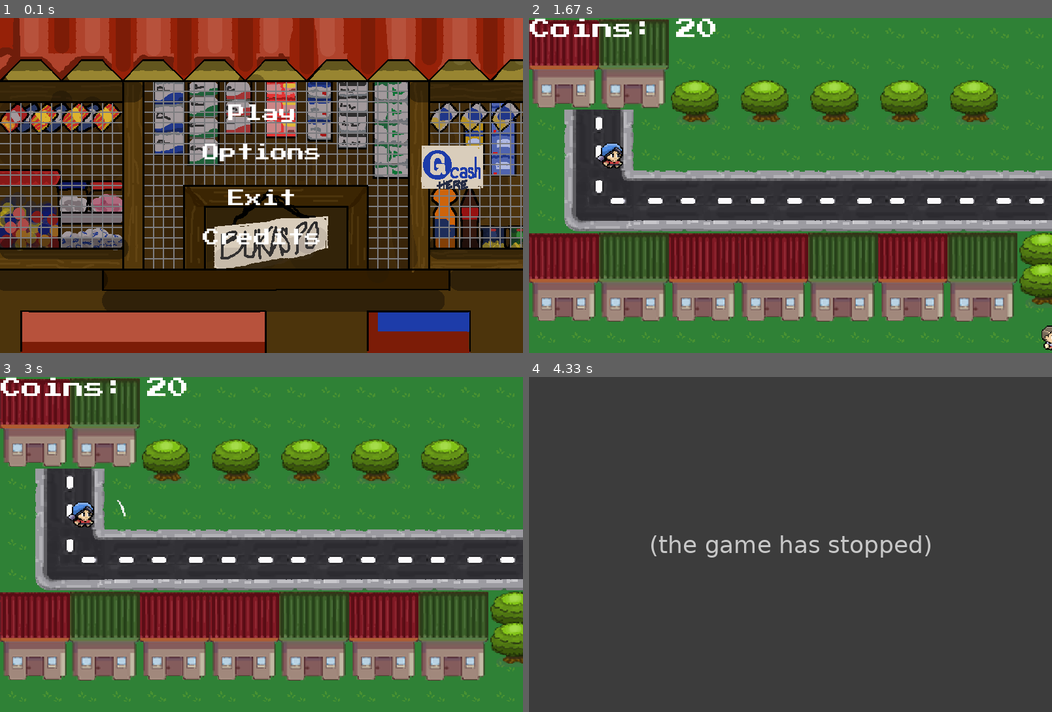
Above: before the commit, frames 1-4 (two rows, left to right).
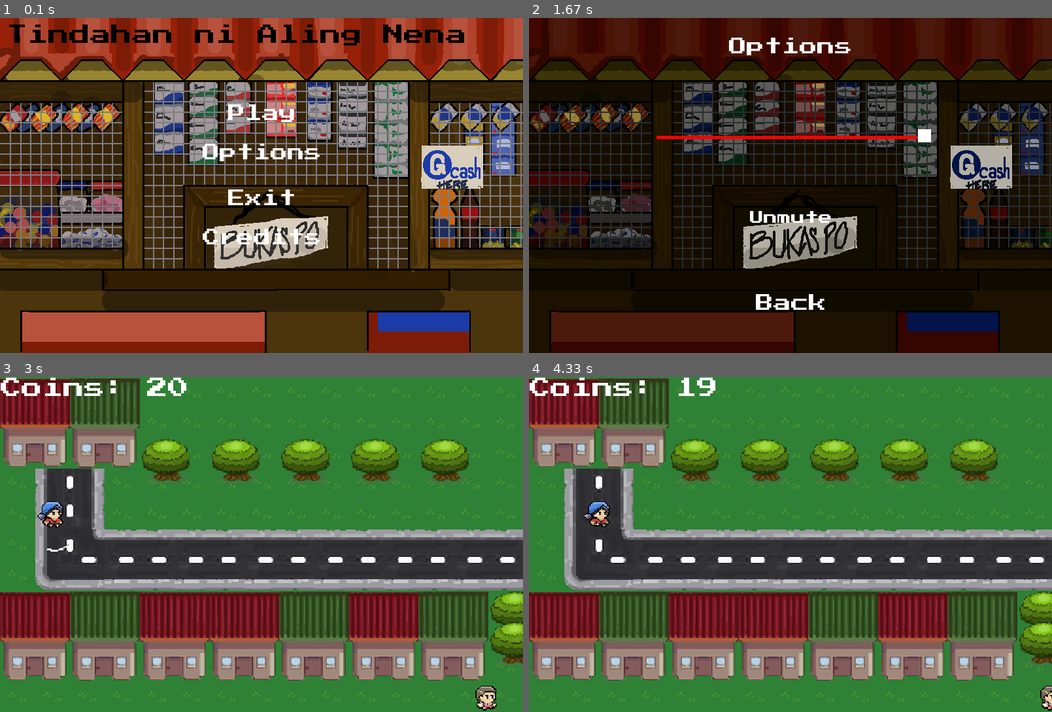
Above: after the commit, the same moments.

Repository: tylerglare/tindahan
Game: pygame game, started from pygame/main.py
The game is run twice, just before and just after one commit, with the same random seed, the same clock (stepped at 60 frames per second) and the same inputs.
Inputs (mouse positions are in pixels of both pictures, inside the frame that each line leads up to):
- Up to frame 1 (0.1 s): no input
- Up to frame 2 (1.67 s): press the mouse at (790, 111) at 0.37 s; move the mouse to (811, 108) at 0.47 s; release the mouse at (837, 105) at 0.6 s; hold Esc 0.67-1.13 s; hold Right 0.67-1.13 s; move the mouse to (769, 95) at 0.7 s; press the mouse at (790, 178) at 1.2 s; move the mouse to (795, 198) at 1.3 s; release the mouse at (795, 222) at 1.43 s; click (790, 225) at 1.55 s
- Up to frame 3 (3 s): press the mouse at (261, 578) at 1.87 s; move the mouse to (350, 604) at 1.97 s; release the mouse at (444, 631) at 2.1 s; press the mouse at (261, 661) at 2.2 s; move the mouse to (230, 661) at 2.3 s; release the mouse at (193, 661) at 2.43 s; hold Esc 2.5-2.97 s; tap Space at 2.57, 2.87 s
- Up to frame 4 (4.33 s): tap Q at 3 s; press the mouse at (769, 557) at 3.37 s; move the mouse to (722, 567) at 3.47 s; release the mouse at (675, 578) at 3.6 s; press the mouse at (769, 591) at 3.7 s; move the mouse to (727, 527) at 3.8 s; release the mouse at (691, 464) at 3.93 s; hold Right from 4.07 s (still down); tap Space at 4.13 s

The runs differ from the first frame. In frame 1, 1.7% of the frame differs, in the area x 1-89%, y 1-9%; in frame 2, 97%, in the area x 0-100%, y 0-100%; in frame 3, 0.8%; in frame 4, 89%.
Error before the commit: KeyError: 0 (main.py line 197); the game stopped at 3 s (later frames are placeholders)

Commit message:
Update main.py

Diff:
--- a/pygame/main.py
+++ b/pygame/main.py
@@ -1,9 +1,10 @@
 import pygame
 from sprites import *
 from config import *
-from pygame import mixer #from pygame library
+from pygame import mixer  # Added mixer import
 import sys
 import json
+import random  # Added missing import
 
 class Game:
     def __init__(self):
@@ -16,6 +17,7 @@
         self.font = pygame.font.Font('PressStart2P-Regular.ttf', 32)
         self.camera_surface = pygame.Surface((CAM_WIDTH, CAM_HEIGHT))
         self.running = True
+        self.fullscreen = False  # Initialize fullscreen flag
 
         self.character_spritesheet = Spritesheet('img/TINDAHAN CHARACTERS/JUNJUN IDLE RIGHT.png')
         self.mainwalkright_spritesheet = Spritesheet('img/TINDAHAN CHARACTERS/JUNJUN WALK RIGHT.png')
@@ -34,21 +36,23 @@
         self.npcwalkleft_spritesheet = Spritesheet('img/TINDAHAN CHARACTERS/TAMBAY1 WALK LEFT.png')
         self.npcidle_spritesheet = Spritesheet('img/TINDAHAN CHARACTERS/TAMBAY1 IDLE RIGHT.png')
         self.npc1walkright_spritesheet = Spritesheet('img/TINDAHAN CHARACTERS/BATA1 WALK RIGHT.png')
-        self.npc1walkleft_spritesheet = Spritesheet('img/TINDAHAN CHARACTERS/BATA1 WALK LEFT.png') #corrected a typo
+        self.npc1walkleft_spritesheet = Spritesheet('img/TINDAHAN CHARACTERS/BATA1 WALK LEFT.png')
         self.npc1idle_spritesheet = Spritesheet('img/TINDAHAN CHARACTERS/BATA1 IDLE RIGHT.png')
         self.attack_spritesheet = Spritesheet('img/attack.png')
         self.intro_background = pygame.image.load('img/MENUSTORE.png')
         self.intro_background = pygame.transform.scale(self.intro_background, (800, 512))
         self.go_background = pygame.image.load('img/gameover.png')
         self.questions = self.load_questions()
-
-        mixer.music.load('Audio.mp3')
-        mixer.music.play(-1)#0 if one time play, -1 for loop
+        self.alingnenaleft_spritesheet = Spritesheet('img/TINDAHAN CHARACTERS/ALING NENA IDLE LEFT.png')
+        self.alingnenaright_spritesheet = Spritesheet('img/TINDAHAN CHARACTERS/ALING NENA IDLE RIGHT.png')
+        self.nanayleft_spritesheet = Spritesheet('img/TINDAHAN CHARACTERS/NANAY IDLE LEFT.png')
+        self.nanayright_spritesheet = Spritesheet('img/TINDAHAN CHARACTERS/NANAY IDLE RIGHT.png')
+
+        mixer.music.load('Audio.mp3')  # Initialize background music
+        mixer.music.play(-1)  # Loop music
         mixer.music.set_volume(1.0)
         self.is_muted = False
         self.previous_volume = 1.0
-        self.target_volume = 1.0
-
 
     def load_questions(self):
         with open('questions.json', 'r') as file:
@@ -59,28 +63,30 @@
         for i, row in enumerate(tilemap):
             for j, column in enumerate(row):
                 Ground(self, j, i)
-                #if column == "H":
-                 #   Block(self, j, i)
+                if column in ["H", "G"]:
+                    Block(self, j, i, column)
                 if column == "T":
                     Block2(self, j, i)
-                if column in ["H" , "G"]:
-                    Block(self, j, i, column)
                 if column in ['1', '2', '3', '4', '5', '6']:
                     Road(self, j, i, int(column))
                 if column == "N":
                     NPC(self, j, i, name="Tambay", difficulty="easy")
                 if column == "A":
-                    NPC(self, j, i, name="Tambay", difficulty="average")  # Average NPC
+                    NPC(self, j, i, name="Tambay", difficulty="average")
                 if column == "K":
-                    NPC(self, j, i, name="Tambay", difficulty="hard")  # Hard NPC
+                    NPC(self, j, i, name="Tambay", difficulty="hard")
                 if column == "B":
-                    NPC(self, j, i, name="Bata", difficulty="easy")  # Bata NPC
+                    NPC(self, j, i, name="Bata", difficulty="easy")
+                if column == "L":  # Aling Nena
+                    AlingNena(self, j, i)
+                if column == "M":  # Nanay
+                    Nanay(self, j, i)
                 if column == 'P':
                     self.player = Player(self, j, i)
 
 
     def new(self):
-        #a new game starts
+        # a new game starts
         self.playing = True
 
         self.all_sprites = pygame.sprite.LayeredUpdates()
@@ -93,8 +99,49 @@
         map_width = len(tilemap[0]) * TILESIZE
         map_height = len(tilemap) * TILESIZE
 
-    # Initialize the camera with the full map size
+        # Initialize the camera with the full map size
         self.camera = Camera(map_width, map_height)
+
+    def pause_menu(self):
+        paused = True
+        font = pygame.font.Font('PressStart2P-Regular.ttf', 27)
+        title_text = font.render('Paused', True, WHITE)
+        title_rect = title_text.get_rect(centerx=self.screen.get_width() // 2, top=50)
+
+        resume_button = Button(281, 150, 240, 50, WHITE, BLACK, 'Resume', 26, 0)
+        options_button = Button(281, 220, 240, 50, WHITE, BLACK, 'Options', 26, 0)
+        exit_button = Button(281, 290, 240, 50, WHITE, BLACK, 'Exit', 26, 0)
+
+        while paused:
+            for event in pygame.event.get():
+                if event.type == pygame.QUIT:
+                    paused = False
+                    self.running = False
+                elif event.type == pygame.KEYDOWN:
+                    if event.key == pygame.K_ESCAPE:  # Resume game if ESC is pressed again
+                        paused = False
+
+            mouse_pos = pygame.mouse.get_pos()
+            mouse_pressed = pygame.mouse.get_pressed()
+
+            if resume_button.is_pressed(mouse_pos, mouse_pressed):
+                paused = False
+            elif options_button.is_pressed(mouse_pos, mouse_pressed):
+                self.options_screen()
+            elif exit_button.is_pressed(mouse_pos, mouse_pressed):
+                paused = False
+                self.running = False
+                pygame.quit()
+                sys.exit()
+
+            self.screen.fill(BLACK)
+            self.screen.blit(title_text, title_rect)
+            resume_button.draw(self.screen)
+            options_button.draw(self.screen)
+            exit_button.draw(self.screen)
+
+            self.clock.tick(FPS)
+            pygame.display.update()
 
     def events(self):
         for event in pygame.event.get():
@@ -102,7 +149,7 @@
                 self.playing = False
                 self.running = False
             if event.type == pygame.VIDEORESIZE:
-            # Update window size and scale graphics
+                # Update window size and scale graphics
                 self.screen = pygame.display.set_mode((event.w, event.h), pygame.RESIZABLE)
                 self.scaled_width = event.w
                 self.scaled_height = event.h
@@ -122,6 +169,8 @@
                 if event.key == pygame.K_q:  # Show random question
                     question_data = self.get_random_question()
                     self.show_question(question_data['conversation'], question_data['question'], None, question_data['choices'], question_data['correct_answer'])
+                if event.key == pygame.K_ESCAPE:  # Pause the game
+                    self.pause_menu()
 
     def toggle_fullscreen(self):
         self.fullscreen = not self.fullscreen
@@ -132,7 +181,7 @@
 
     def show_question(self, conversation, question, npc, choices, correct_answer):
         question_box = pygame.Rect(WIN_WIDTH // 4, WIN_HEIGHT // 4, WIN_WIDTH // 2, 100)
-        font = pygame.font.Font(Font, 15)
+        font = pygame.font.Font('PressStart2P-Regular.ttf', 15)  # Use the correct font file
         text = font.render(conversation, True, WHITE)
         text_rect = text.get_rect(center=question_box.center)
 
@@ -182,25 +231,62 @@
                         for button, choice in buttons:
                             if button.collidepoint(event.pos):
                                 print(f"Player chose: {choice}")
-                                if choice == correct_answer:
-                                    self.player.coins += 1  # Add coin for correct answer
+
+                                # Check if the NPC is Aling Nena or Nanay
+                                if npc and hasattr(npc, 'name') and npc.name in ["Aling Nena", "Nanay"]:
+                                    # No coins for talking with Aling Nena or Nanay
+                                    print(f"Talking with {npc.name} - no coins earned")
                                 else:
-                                    self.player.coins -= 1  # Subtract coin for incorrect answer
-                                print(f"Coins: {self.player.coins}")  # Debug print
+                                    # For other NPCs, award or deduct coins based on answer
+                                    if choice == correct_answer:
+                                        self.player.coins += 1  # Add coin for correct answer
+                                    else:
+                                        self.player.coins -= 1  # Subtract coin for incorrect answer
+                                    print(f"Coins: {self.player.coins}")  # Debug print
+
                                 if npc:
-                                    npc.return_to_spawn()  # Call the return_to_spawn method on the NPC
+                                    # Check if the NPC has the return_to_spawn method before calling it
+                                    if hasattr(npc, 'return_to_spawn'):
+                                        npc.return_to_spawn()
+                                    else:
+                                        # Mark the NPC as having asked a question
+                                        npc.asked_question = True
                                 running = False
 
             pygame.time.delay(100)
 
+
     def get_random_question(self):
-        return random.choice(self.questions)
+        # Fixed to properly select a random question from any difficulty level
+        all_questions = []
+        try:
+            for difficulty in ["easy", "average", "hard"]:
+                if difficulty in self.questions:
+                    all_questions.extend(self.questions[difficulty])
+        except (KeyError, TypeError):
+            # Fallback if questions.json structure is different
+            return {
+                "conversation": "Hello there!",
+                "question": "Are you enjoying the game?",
+                "choices": ["Yes", "No", "Maybe"],
+                "correct_answer": "Yes"
+            }
+
+        if all_questions:
+            return random.choice(all_questions)
+        else:
+            # Fallback if no questions found
+            return {
+                "conversation": "Hello there!",
+                "question": "Are you enjoying the game?",
+                "choices": ["Yes", "No", "Maybe"],
+                "correct_answer": "Yes"
+            }
 
     def update(self):
-        #game loop updates
+        # game loop updates
         self.all_sprites.update()
         self.camera.update(self.player)
-
 
     def draw(self):
         # Clear camera surface
@@ -226,11 +312,12 @@
         self.screen.blit(coin_text, (1, 1))
 
     def main(self):
-        #game loop
+        # game loop
         while self.playing:
             self.events()
             self.update()
             self.draw()
+            self.clock.tick(FPS)  # Added clock tick to control frame rate
 
     def game_over(self):
         text = self.font.render('Game Over', True, WHITE)
@@ -259,155 +346,72 @@
             self.clock.tick(FPS)
             pygame.display.update()
 
-    def intro_screen(self):
-        intro = True
-
-        title = self.font.render('Tindahan ni Aling Nena', True, BLACK)
-        self.title_rect = title.get_rect(x=10, y=10)
-
-        play_button = Button(281, 120, 240, 50,  WHITE, BLACK, 'Play', 26, 0)
-        options_button = Button(281, 180, 240, 50, WHITE, BLACK, 'Options', 26, 0)
-        exit_button = Button(281, 250, 240, 50, WHITE, BLACK, 'Exit', 26, 0)
-        credits_button = Button(281, 310, 240, 50, WHITE, BLACK, 'Credits', 26, 0)
-
-        while intro:
-            for event in pygame.event.get():
-                if event.type == pygame.QUIT:
-                    intro = False
-                    self.running = False
-
-            mouse_pos = pygame.mouse.get_pos()
-            mouse_pressed = pygame.mouse.get_pressed()
-
-            if play_button.is_pressed(mouse_pos, mouse_pressed):
-                intro = False
-            #self.screen.blit(title, title_rect)
-
-            if options_button.is_pressed(mouse_pos, mouse_pressed):
-                intro = False
-
-            if exit_button.is_pressed(mouse_pos, mouse_pressed):
-                intro = False
-                self.running = False
-                pygame.quit()
-                sys.exit()
-
-            if credits_button.is_pressed(mouse_pos, mouse_pressed):
-                intro = False
-
-            self.screen.blit(self.intro_background, (0, 0))
-            self.screen.blit(play_button.image, play_button.rect)
-            self.screen.blit(options_button.image, options_button.rect)
-            self.screen.blit(exit_button.image, exit_button.rect)  # Fixed typo here
-            self.screen.blit(credits_button.image, credits_button.rect)
-
-            self.clock.tick(FPS)
-            pygame.display.update()
-
     def options_screen(self):
         options = True
-        font = pygame.font.Font('PressStart2P-Regular.ttf',27)
-        title_text = font.render('Options',True,WHITE)
-
-        title_rect = title_text.get_rect()
-        title_rect.centerx = self.screen.get_width()//2
-        title_rect.top = 30
+        font = pygame.font.Font('PressStart2P-Regular.ttf', 27)
+        title_text = font.render('Options', True, WHITE)
+        title_rect = title_text.get_rect(centerx=self.screen.get_width() // 2, top=30)
 
         self.OCbackground = pygame.image.load('img/Sari.png')
         self.OCbackground = pygame.transform.scale(self.OCbackground, (800, 512))
 
-        mute_button = Button(281,280,240, 50, WHITE, BLACK,'Mute',21, 0 )
-        back_button = Button(281, 410, 240, 50 , WHITE, BLACK, 'Back', 27, 0)
-
-        muted = False
-        previous_volume = mixer.music.get_volume()
-
-        slider_x = 195 #decrease to move left, increase to move right
-        slider_y = 180 #decrease to move up, increase to move down
-        slider_width = 400 #decrease horizontal line,  increase horizontal line
-        slider_height = 5  #decrease to shorten size
-        handle_width = 20
-        handle_height = 20
-
-        current_volume = previous_volume
+        mute_button = Button(281, 280, 240, 50, WHITE, BLACK, 'Mute', 21, 0)
+        back_button = Button(281, 410, 240, 50, WHITE, BLACK, 'Back', 27, 0)
+
+        slider_x, slider_y, slider_width, slider_height = 195, 180, 400, 5
+        handle_width, handle_height = 20, 20
+        current_volume = mixer.music.get_volume()
         slider_handle_x = slider_x + current_volume * slider_width
-
         dragging_slider = False
-        hitbox_padding = 40 #increase hitbox size
 
         while options:
             for event in pygame.event.get():
                 if event.type == pygame.QUIT:
                     options = False
                     self.running = False
-
-                if event.type == pygame.MOUSEBUTTONDOWN:
-                  if(slider_handle_x-hitbox_padding <= event.pos[0]<= slider_handle_x + handle_width + handle_height and
-                       slider_y - hitbox_padding <= event.pos[1] <= slider_y + slider_height + hitbox_padding):
-                       dragging_slider = True
-                  elif mute_button.rect.collidepoint(event.pos):
-                     if not muted:
-                            previous_volume = current_volume
-                            previous_slider_handle_x = slider_handle_x
+                elif event.type == pygame.MOUSEBUTTONDOWN:
+                    if slider_handle_x - 40 <= event.pos[0] <= slider_handle_x + handle_width + 40 and \
+                       slider_y - 40 <= event.pos[1] <= slider_y + slider_height + 40:
+                        dragging_slider = True
+                    elif mute_button.rect.collidepoint(event.pos):
+                        if not self.is_muted:
+                            self.previous_volume = current_volume
                             mixer.music.set_volume(0.0)
-                            current_volume = 0.0
-                            slider_handle_x = slider_x
                             mute_button.update_text('Unmute')
-                            muted = True
-                     else:
-                            mixer.music.set_volume(previous_volume)
-                            current_volume = previous_volume
-                            slider_handle_x = previous_slider_handle_x
+                            self.is_muted = True
+                        else:
+                            mixer.music.set_volume(self.previous_volume)
                             mute_button.update_text('Mute')
-                            muted = False
-
+                            self.is_muted = False
                 elif event.type == pygame.MOUSEBUTTONUP:
                     dragging_slider = False
-                elif event.type == pygame.MOUSEMOTION and dragging_slider and not muted:
-                    new_x = max(slider_x,min(slider_x + slider_width - handle_width,event.pos[0] - handle_width//2))
-                    slider_handle_x = new_x
-                    current_volume = (slider_handle_x -slider_x)/(slider_width - handle_height )
+                elif event.type == pygame.MOUSEMOTION and dragging_slider and not self.is_muted:
+                    slider_handle_x = max(slider_x, min(slider_x + slider_width - handle_width, event.pos[0]))
+                    current_volume = (slider_handle_x - slider_x) / slider_width
                     mixer.music.set_volume(current_volume)
 
-            mouse_pos = pygame.mouse.get_pos()
-            mouse_pressed = pygame.mouse.get_pressed()
-
-
-            volume_font = pygame.font.Font('PressStart2P-Regular.ttf',20)
-            self.screen.blit(self.OCbackground, (0,0))
-            volume_text = volume_font.render(f'Volume: {int(current_volume*100)*(not muted)}%',True,WHITE)
-            volume_text_rect = volume_text.get_rect()
-            volume_text_rect.centerx = self.screen.get_width()//2
-            volume_text_rect.top = 210
-
+            self.screen.blit(self.OCbackground, (0, 0))
             self.screen.blit(title_text, title_rect)
             mute_button.draw(self.screen)
-            self.screen.blit(back_button.image, back_button.rect)
-
-            pygame.draw.rect(self.screen,RED,(slider_x,slider_y,slider_width,slider_height))
-
-            pygame.draw.rect(self.screen,WHITE,(slider_handle_x, slider_y - handle_height//2, handle_width, handle_height))
-
-            self.screen.blit(volume_text, volume_text_rect)
-
-            if back_button.is_pressed(mouse_pos, mouse_pressed):
-                options =False
+            back_button.draw(self.screen)
+
+            pygame.draw.rect(self.screen, RED, (slider_x, slider_y, slider_width, slider_height))
+            pygame.draw.rect(self.screen, WHITE, (slider_handle_x, slider_y - handle_height // 2, handle_width, handle_height))
+
+            if back_button.is_pressed(pygame.mouse.get_pos(), pygame.mouse.get_pressed()):
+                options = False
 
             self.clock.tick(FPS)
             pygame.display.update()
 
     def credits_screen(self):
         credits = True
-        title_font = pygame.font.Font('PressStart2P-Regular.ttf',27)
+        title_font = pygame.font.Font('PressStart2P-Regular.ttf', 27)
         credits_font = pygame.font.Font('PressStart2P-Regular.ttf', 20)
         title_text = title_font.render('Credits', True, WHITE)
-
-        title_rect = title_text.get_rect()
-        title_rect.centerx = self.screen.get_width()//2
-        title_rect.top = 13
-
-        back_button = Button(281,450,240,50, WHITE, BLACK,'Back', 27, 0)
-
+        title_rect = title_text.get_rect(centerx=self.screen.get_width() // 2, top=13)
+
+        back_button = Button(281, 450, 240, 50, WHITE, BLACK, 'Back', 27, 0)
         credits_text = [
             'Game by Team Tindahan',
             'Team Tindahan:',
@@ -426,27 +430,62 @@
                     credits = False
                     self.running = False
 
-            mouse_pos = pygame.mouse.get_pos()
-            mouse_pressed = pygame.mouse.get_pressed()
-
-            if back_button.is_pressed(mouse_pos, mouse_pressed):
-                credits = False
-
             self.screen.fill(BLACK)
             self.screen.blit(title_text, title_rect)
 
             y_offset = 60
-
             for line in credits_text:
                 credits_line = credits_font.render(line, True, WHITE)
                 self.screen.blit(credits_line, (12, y_offset))
                 y_offset += 45
 
-            self.screen.blit(back_button.image, back_button.rect)
+            back_button.draw(self.screen)
+            if back_button.is_pressed(pygame.mouse.get_pos(), pygame.mouse.get_pressed()):
+                credits = False
 
             self.clock.tick(FPS)
             pygame.display.update()
 
+    def intro_screen(self):
+        intro = True
+        title = self.font.render('Tindahan ni Aling Nena', True, BLACK)
+        title_rect = title.get_rect(x=10, y=10)
+
+        play_button = Button(281, 120, 240, 50, WHITE, BLACK, 'Play', 26, 0)
+        options_button = Button(281, 180, 240, 50, WHITE, BLACK, 'Options', 26, 0)
+        exit_button = Button(281, 250, 240, 50, WHITE, BLACK, 'Exit', 26, 0)
+        credits_button = Button(281, 310, 240, 50, WHITE, BLACK, 'Credits', 26, 0)
+
+        while intro:
+            for event in pygame.event.get():
+                if event.type == pygame.QUIT:
+                    intro = False
+                    self.running = False
+
+            mouse_pos = pygame.mouse.get_pos()
+            mouse_pressed = pygame.mouse.get_pressed()
+
+            if play_button.is_pressed(mouse_pos, mouse_pressed):
+                intro = False
+            elif options_button.is_pressed(mouse_pos, mouse_pressed):
+                self.options_screen()
+            elif credits_button.is_pressed(mouse_pos, mouse_pressed):
+                self.credits_screen()
+            elif exit_button.is_pressed(mouse_pos, mouse_pressed):
+                intro = False
+                self.running = False
+                pygame.quit()
+                sys.exit()
+
+            self.screen.blit(self.intro_background, (0, 0))
+            self.screen.blit(title, title_rect)
+            play_button.draw(self.screen)
+            options_button.draw(self.screen)
+            exit_button.draw(self.screen)
+            credits_button.draw(self.screen)
+
+            self.clock.tick(FPS)
+            pygame.display.update()
 
 g = Game()
 g.intro_screen()
